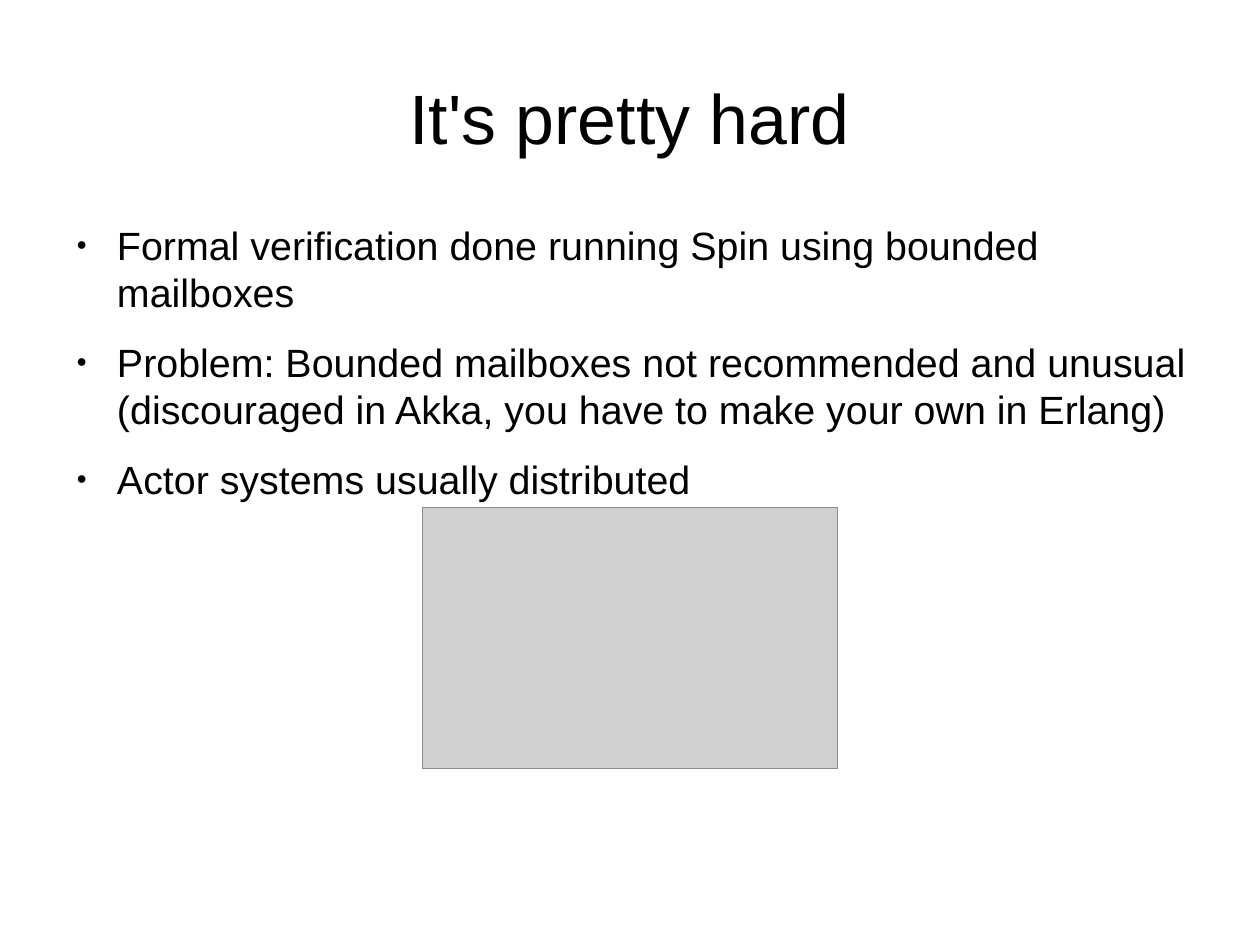
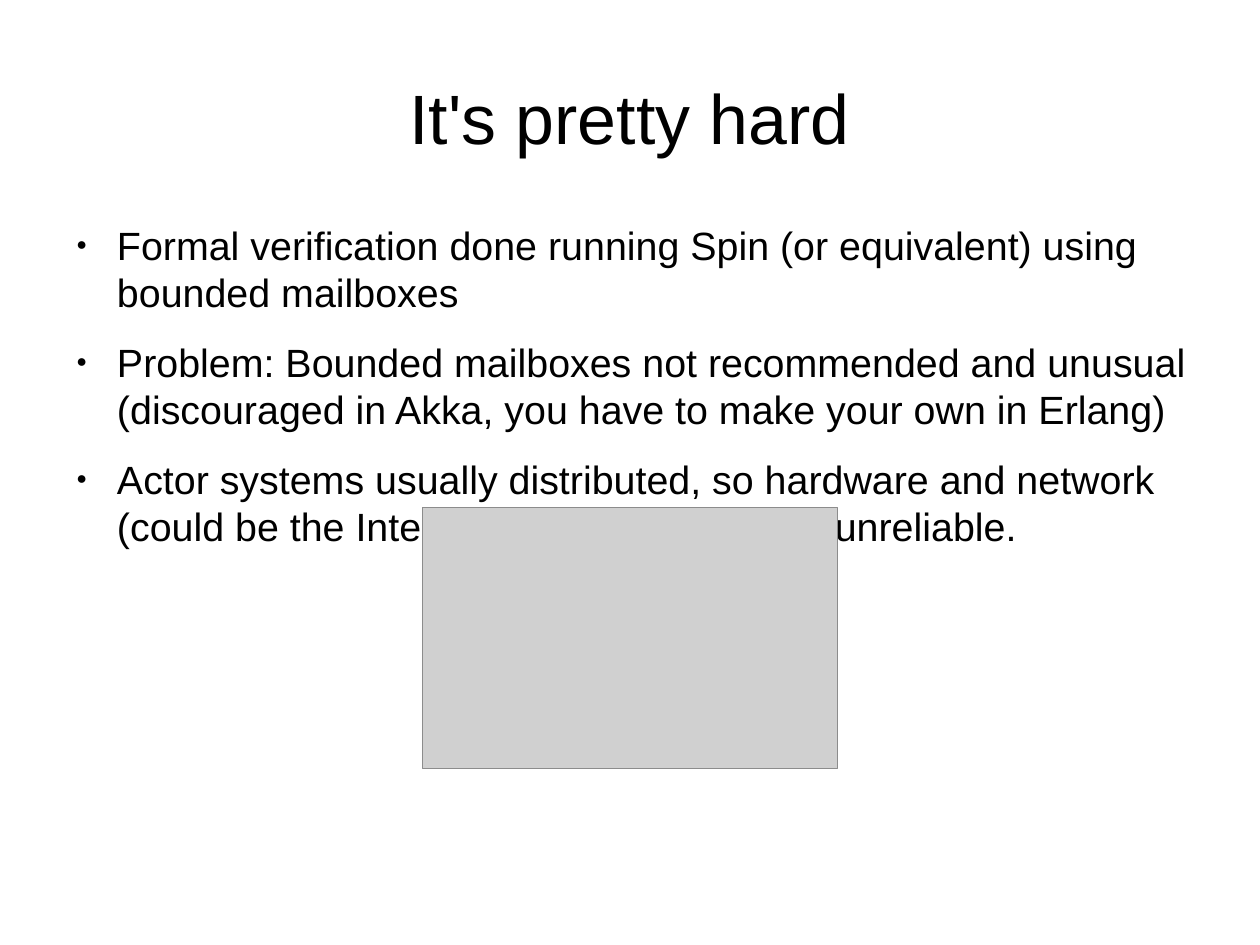
Before and after one commit to tormeh/sanntidpres, a slide deck: slide 3 of Actor model verification talk.odp. Drawn at 1260x945 pixels with LibreOffice and Linux fonts; fonts in the diff are those of the drawing; grey boxes stand for pictures. Boxes give left, top, right and bottom in pixels: in the first picture for what was removed or moved away, otherwise in the second. Text is boxed around its words. In the diff, an @@ line names an element or a change of style, - is before the commit and + after.

```diff
--- a/Actor model verification talk.odp
+++ b/Actor model verification talk.odp
@@ text at (117,231,1137,308): text changed @@
-● Formal verification done running Spin using bounded mailboxes
+● Formal verification done running Spin (or equivalent) using bounded mailboxes
@@ text at (117,465,1154,550): text changed @@
-● Actor systems usually distributed
+● Actor systems usually distributed, so hardware and network (could be the Internet) must be assumed unreliable.
```
Also in this commit, not shown: 3 other slides changed, 4 slides added, 2 slides removed, 1 other file.
